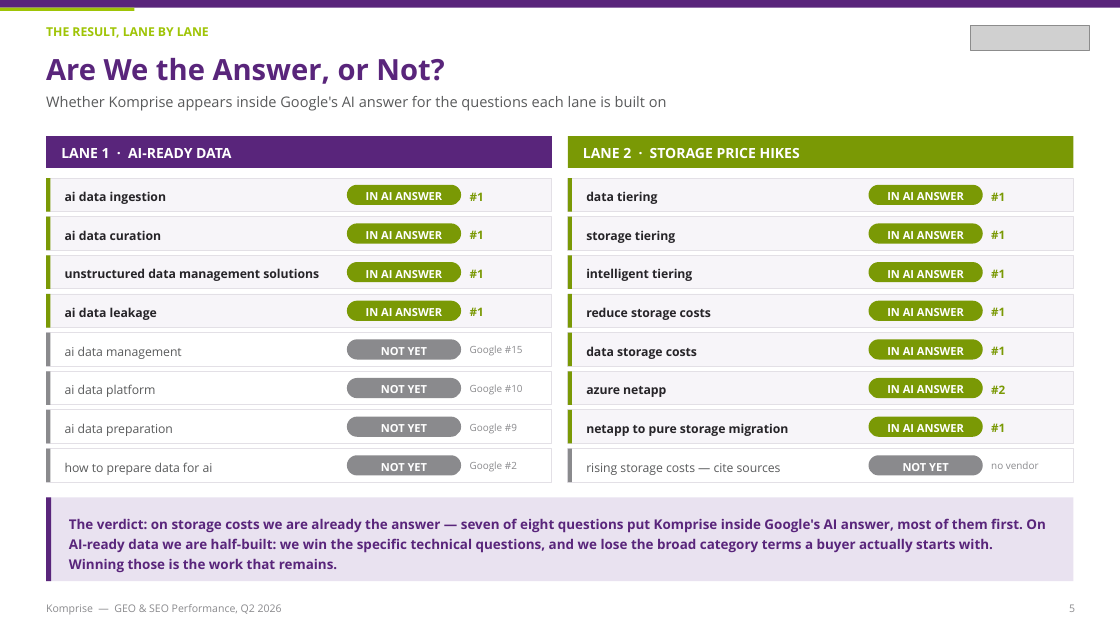
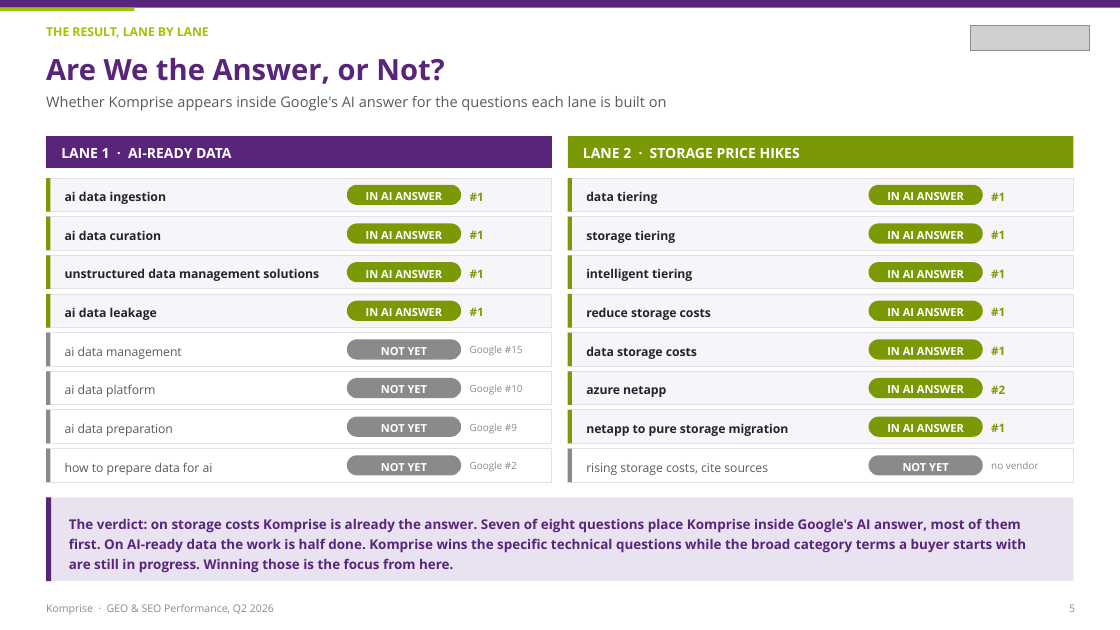
Before and after one commit to ramcc007/rcc, a slide deck: slide 5 of Komprise_GEO_SEO_Q2_2026.pptx. Drawn at 1120x630 pixels with LibreOffice and Linux fonts; fonts in the diff are those of the drawing; grey boxes stand for pictures. Boxes give left, top, right and bottom in pixels: in the first picture for what was removed or moved away, otherwise in the second. Text is boxed around its words. In the diff, an @@ line names an element or a change of style, - is before the commit and + after.

```diff
--- a/Komprise_GEO_SEO_Q2_2026.pptx
+++ b/Komprise_GEO_SEO_Q2_2026.pptx
@@ text at <box>586,463,768,475</box>: text changed @@
-rising storage costs — cite sources
+rising storage costs, cite sources
@@ text at <box>69,518,1026,573</box>: text changed @@
-The verdict: on storage costs we are already the answer — seven of eight questions put Komprise inside Google's AI answer, most of them first. On AI-ready data we are half-built: we win the specific technical questions, and we lose the broad category terms a buyer actually starts with. Winning those is the work that remains.
+The verdict: on storage costs Komprise is already the answer. Seven of eight questions place Komprise inside Google's AI answer, most of them first. On AI-ready data the work is half done. Komprise wins the specific technical questions while the broad category terms a buyer starts with are still in progress. Winning those is the focus from here.
@@ text at <box>46,604,274,614</box>: text changed @@
-Komprise — GEO & SEO Performance, Q2 2026
+Komprise · GEO & SEO Performance, Q2 2026
```
Also in this commit, not shown: 9 other slides changed, 3 other files.
